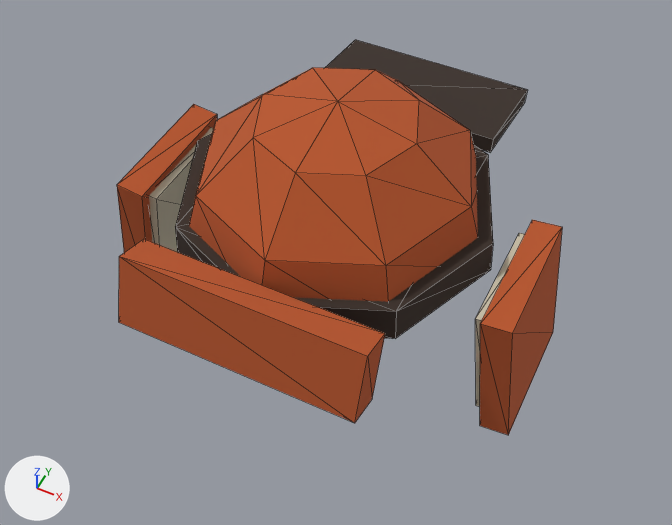
A saved change to the glTF model assets/models/hat_tracker.glb.
Camera for both pictures: a 50 mm camera at (0.245, -0.493, 0.556) aimed at (0.011, -0.024, -0.03). Every picture has the same lights, and +X, +Y and +Z are marked at lower left. The picture after the commit comes second. Mesh edges are drawn as thin lines. Vertices at exactly the same position are counted once.

Script lines for the objects in view, before the commit:
```python
me_hat = bpy.data.meshes.new('Hat')
me_hat.from_pydata(...)  # 89 vertices, 140 faces; spans x -0.19..0.19, y -0.173..0.22, z -0.116..0.12
me_hat.materials.append(mat_mat_flat_lit)
ob_hat = bpy.data.objects.new('Hat', me_hat)
ob_hat.location = (0.0, 0.0, 0.0)
```
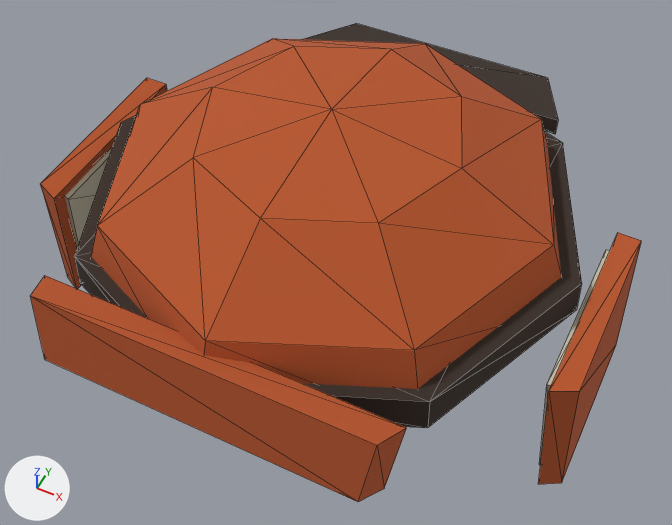
Boxes [x1, y1, x2, y2] around the edits, measured in the pictures (672 x 525 px; the box of a moved part takes in the faces that stretch with it):
'Hat', reshaped (37% wider, 21% taller)
    before: [117, 40, 562, 435]
    after: [30, 23, 641, 502]
part 1 of me_hat, moved or reshaped
    before: [175, 133, 493, 339]
    after: [74, 115, 582, 428]
part 2 of me_hat, moved or reshaped
    before: [117, 40, 562, 435]
    after: [30, 23, 641, 502]

The edits, one by one:
me_hat is used by ob_hat; location (0.0, 0.0, 0.0).
me_hat had 89 vertices, 140 faces and spanned x -0.19..0.19, y -0.173..0.22, z -0.116..0.12.
me_hat now has 89 vertices, 140 faces and spans x -0.245..0.245, y -0.226..0.246, z -0.116..0.12.
me_hat part 1: the loose piece of 16 vertices spanning x -0.136..0.136, y -0.136..0.136, z 0.0..0.03 is scaled about its middle by (1.54, 1.54, 1), then moved by (0.0, -0.009, 0.0).
me_hat part 2: 73 of 89 vertices moved; they spanned x -0.19..0.19, y -0.173..0.22, z -0.116..0.12 and now span x -0.245..0.245, y -0.226..0.246, z -0.116..0.12; mean shift (0.0, -0.009, 0.0); largest move (0.0, -0.135, 0.0) -> (0.0, -0.217, 0.0).
